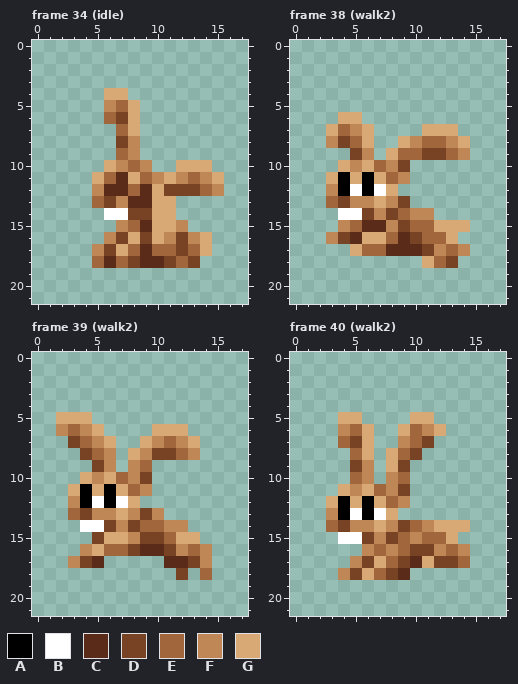
Pixel-art file -- assets/images/bunny.aseprite. Above is the file before it was changed.
18x22 pixels, 45 frames. Shown: frame 34 (idle), frame 38 (walk2), frame 39 (walk2), frame 40 (walk2). The commit also changed other frames, which this record leaves out.
Palette (. is transparent): A #000000  B #ffffff  C #592b18  D #784225  E #a1663b  F #bf8756  G #d9a975
The same view after the edit:
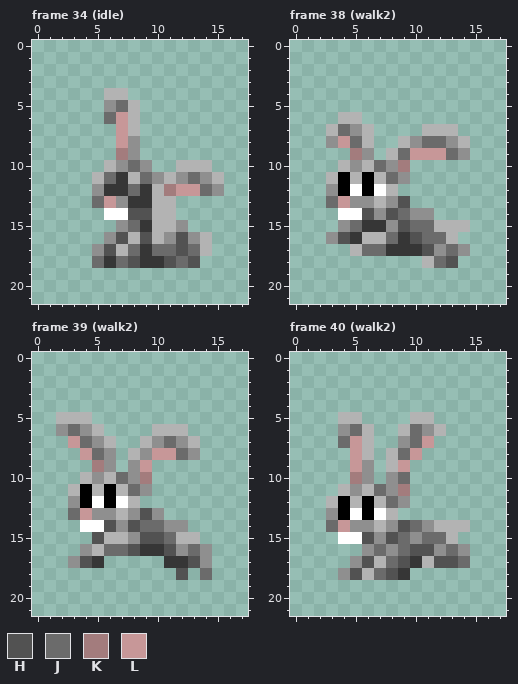
Colours new in this view: H #525252  J #6b6b6b  K #a37c7d  L #c79798
Difference:
layer "tan_bunny" now hidden
layer "gray_bunny" added
colour C: #592b18 -> #363636
colour F: #bf8756 -> #8f8f8f
colour G: #d9a975 -> #b3b3b3
Frame 34 (idle), layer "gray_bunny":
y 5: x 7 E -> J
y 6: x 6..7 ED -> JL
y 7: x 7 E -> L
y 8: x 7 D -> L
y 9: x 7 E -> K
y 10: x 8 E -> J
y 11: x 6 E -> J; x 9 E -> J; x 13 E -> J
y 12: x 8 E -> J; x 11..14 DDDE -> KLLJ
y 13: x 5..6 ED -> JL
y 14: x 8..9 DD -> HH
y 15: x 8 E -> J
y 16: x 7 D -> H; x 9 D -> H; x 12 D -> H
y 17: x 6 D -> H; x 8 E -> J; x 10..13 EEDE -> JJHJ
y 18: x 5 E -> J; x 7..8 ED -> JH; x 11..13 DED -> HJH
Frame 38 (walk2), layer "gray_bunny":
y 7: x 4 E -> J
y 8: x 4..5 DE -> LJ; x 11..12 EE -> JJ
y 9: x 5 D -> K; x 9..13 EEDDE -> JLLLJ
y 10: x 7 E -> J; x 9 D -> K
y 11: x 8 E -> J
y 13: x 3..4 ED -> JL; x 9 D -> H
y 14: x 6 D -> H; x 8..9 DE -> HJ
y 15: x 5 E -> J; x 9..11 DEE -> HJJ
y 16: x 4 D -> H; x 8 E -> J; x 10..12 DEE -> HJJ
y 17: x 6..7 EE -> JJ; x 11 D -> H; x 13 E -> J
y 18: x 12..13 ED -> JH
Frame 39 (walk2), layer "gray_bunny":
y 6: x 3 E -> J
y 7: x 3..4 DE -> LJ; x 11 E -> J
y 8: x 4..5 DE -> LJ; x 10..12 DDE -> LLJ
y 9: x 5 D -> K; x 9 E -> L
y 10: x 7 E -> J; x 9 D -> K
y 11: x 8 E -> J
y 13: x 3..4 ED -> JL; x 9 D -> H
y 14: x 6 D -> H; x 8..10 DEE -> HJJ
y 15: x 5 D -> H; x 9..11 DDE -> HHJ
y 16: x 6..8 EED -> JJH; x 11 D -> H; x 13 E -> J
y 17: x 4 D -> H; x 13 D -> H
y 18: x 12 D -> H; x 14 E -> J
Frame 40 (walk2), layer "gray_bunny":
y 6: x 5 E -> J; x 10 E -> J
y 7: x 4..5 ED -> JL; x 10..11 ED -> JL
y 8: x 5 E -> L; x 9..10 ED -> JL
y 9: x 5 D -> L; x 9 D -> L
y 10: x 5 E -> K; x 9 E -> J
y 11: x 7 E -> J; x 9 D -> K
y 12: x 8 E -> J
y 14: x 3..4 ED -> JL; x 9..10 DE -> HJ
y 15: x 6 D -> H; x 8..9 DE -> HJ; x 11..12 EE -> JJ
y 16: x 7 E -> J; x 9..11 EDD -> JHH; x 13 E -> J
y 17: x 6 D -> H; x 8..9 ED -> JH; x 12..14 DDE -> HHJ
y 18: x 5 D -> H; x 7..8 ED -> JH
